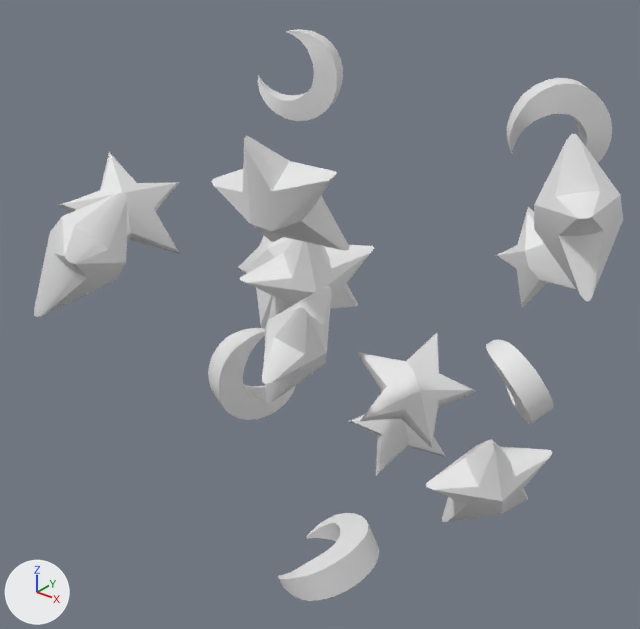
A saved change to the glTF model public/3D/boba.glb.
Rendered twice from a camera (50 mm lens) standing at (6.11, -8.07, 8.3) and looking at (-0.17, -0.22, 3.43). Lighting does not change. The marker at lower left points along +X, +Y and +Z. Where no turn or scale is listed for an object, it has been applied to the vertices. Vertices at the same position are counted once.

Objects in the first picture: 'Boba'.
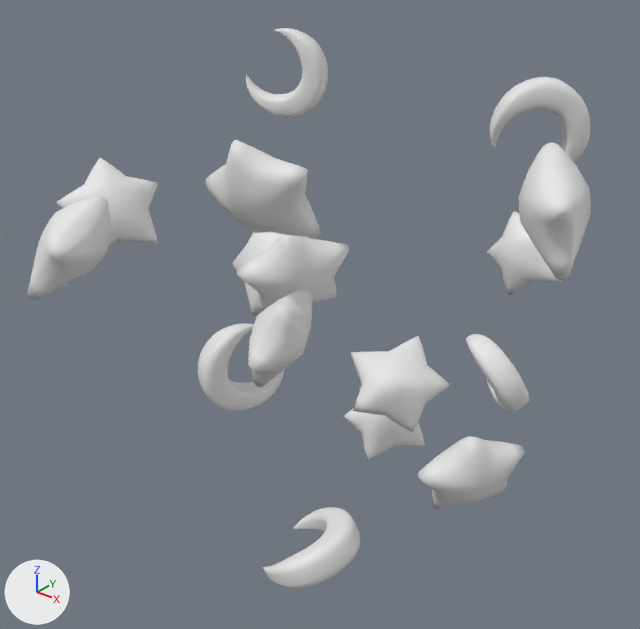
Changed parts and their boxes (x1, y1, x2, y2) in the pictures (640 x 629 px):
'Boba', reshaped, moved: before (34, 29, 623, 601); after (27, 28, 591, 589)
part 1 of me_boba, rebuilt (19% narrower, 18% shorter): before (534, 134, 623, 301); after (519, 143, 591, 280)
part 2 of me_boba, rebuilt (17% narrower, 14% shorter): before (348, 414, 446, 476); after (344, 408, 425, 461)
part 3 of me_boba, rebuilt (17% narrower, 17% shorter): before (356, 332, 476, 448); after (351, 336, 450, 432)
part 4 of me_boba, rebuilt: before (237, 236, 293, 328); after (232, 232, 281, 316)
part 5 of me_boba, rebuilt (10% narrower, 16% shorter): before (34, 192, 127, 317); after (27, 195, 111, 300)
part 6 of me_boba, rebuilt: before (496, 207, 576, 308); after (487, 211, 562, 295)
part 7 of me_boba, rebuilt (16% narrower, 12% shorter): before (426, 439, 553, 522); after (418, 436, 524, 509)
part 8 of me_boba, rebuilt (17% narrower, 15% shorter): before (211, 135, 350, 250); after (205, 140, 320, 238)
part 9 of me_boba, rebuilt: before (240, 239, 374, 319); after (237, 234, 349, 312)
part 10 of me_boba, rebuilt (16% narrower, 14% shorter): before (58, 151, 180, 254); after (56, 158, 158, 246)
part 11 of me_boba, rebuilt (8% narrower, 16% shorter): before (262, 286, 332, 404); after (248, 288, 312, 387)
part 12 of me_boba, built on: before (278, 513, 379, 601); after (263, 507, 360, 589)
part 13 of me_boba, built on: before (507, 78, 612, 163); after (490, 77, 590, 162)
part 14 of me_boba, built on: before (208, 328, 296, 420); after (198, 323, 284, 412)
part 15 of me_boba, built on: before (258, 29, 343, 121); after (246, 28, 328, 117)
part 16 of me_boba, built on: before (486, 339, 553, 424); after (466, 334, 529, 414)

Edits to the bpy script that builds the scene:
```text
Change me_boba:
    used by ob_boba; location = (0.24, 0.0, 0.0)
    remove me_boba.from_pydata(...)  # 1504 vertices, 2944 faces; spans x -3.48..3.07, y -3.41..3.0, z 0.08..6.47
    add me_boba.from_pydata(...)  # 6028 vertices, 11992 faces; spans x -3.38..3.03, y -3.29..2.94, z 0.2..6.47
    me_boba part 1: the loose piece of 44 vertices spanning x 2.21..3.07, y -0.71..0.68, z 4.69..6.17 is rebuilt with 178 vertices and now spans x 2.25..3.03, y -0.6..0.58, z 4.81..6.04
    me_boba part 2: the loose piece of 44 vertices spanning x -1.06..0.25, y 1.24..2.49, z 0.08..1.47 is rebuilt with 178 vertices and now spans x -0.98..0.14, y 1.32..2.4, z 0.2..1.37
    me_boba part 3: the loose piece of 44 vertices spanning x -0.24..1.22, y -0.2..1.22, z 1.83..2.92 is rebuilt with 178 vertices and now spans x -0.11..1.13, y -0.1..1.1, z 1.9..2.85
    me_boba part 4: the loose piece of 44 vertices spanning x -3.48..-1.57, y 0.85..1.98, z 2.12..3.74 is rebuilt with 178 vertices and now spans x -3.3..-1.71, y 0.92..1.93, z 2.26..3.63
    me_boba part 5: the loose piece of 44 vertices spanning x -2.24..-1.06, y -3.41..-1.95, z 4.22..5.45 is rebuilt with 178 vertices and now spans x -2.15..-1.12, y -3.29..-2.06, z 4.31..5.35
    me_boba part 6: the loose piece of 44 vertices spanning x 0.49..1.93, y 2.23..3.0, z 2.95..4.33 is rebuilt with 178 vertices and now spans x 0.6..1.81, y 2.3..2.94, z 3.08..4.23
    me_boba part 7: the loose piece of 44 vertices spanning x 1.5..2.54, y -0.67..0.69, z 1.13..2.62 is rebuilt with 178 vertices and now spans x 1.56..2.48, y -0.57..0.59, z 1.26..2.51
    me_boba part 8: the loose piece of 44 vertices spanning x -0.59..0.97, y -2.04..-1.13, z 4.78..6.15 is rebuilt with 178 vertices and now spans x -0.47..0.83, y -2.0..-1.18, z 4.88..6.05
    me_boba part 9: the loose piece of 44 vertices spanning x -1.34..-0.17, y -0.75..0.79, z 2.95..4.59 is rebuilt with 178 vertices and now spans x -1.27..-0.24, y -0.64..0.66, z 3.09..4.46
    me_boba part 10: the loose piece of 44 vertices spanning x -3.44..-2.27, y -1.78..-0.41, z 3.86..5.2 is rebuilt with 178 vertices and now spans x -3.38..-2.36, y -1.68..-0.52, z 3.96..5.1
    me_boba part 11: the loose piece of 44 vertices spanning x -0.27..0.53, y -2.06..-0.62, z 2.89..4.29 is rebuilt with 178 vertices and now spans x -0.2..0.49, y -1.95..-0.74, z 3.03..4.19
    me_boba part 12: 153 vertices removed from x 0.19..1.35, y -2.14..-0.89, z 0.82..1.48; 763 vertices added at x 0.21..1.31, y -2.13..-0.9, z 0.82..1.45
    me_boba part 13: 2 vertices moved within x 1.65..1.69, y 2.19..2.2, z 5.08..5.13; 144 vertices removed from x 0.91..2.03, y 1.61..2.61, z 4.99..6.2; 754 vertices added at x 0.93..2.0, y 1.63..2.58, z 5.0..6.2
    me_boba part 14: 145 vertices removed from x -1.65..-0.92, y -1.18..0.0, z 1.84..3.07; 755 vertices added at x -1.62..-0.92, y -1.15..-0.01, z 1.85..3.07
    me_boba part 15: 1 vertex moved within x -2.51, y 1.72, z 6.45; 141 vertices removed from x -2.98..-1.79, y 1.49..2.24, z 5.23..6.47; 751 vertices added at x -2.97..-1.82, y 1.5..2.21, z 5.24..6.47
    me_boba part 16: 4 vertices moved within x 2.11..2.56, y -0.57..-0.26, z 3.3..4.0; 129 vertices removed from x 2.09..2.93, y -0.98..-0.22, z 3.22..4.14; 739 vertices added at x 2.09..2.9, y -0.95..-0.23, z 3.24..4.12
Change ob_boba:
    ob_boba.location: (0.24, 0.0, 0.0) -> (0.0, 0.0, 0.0)
```
